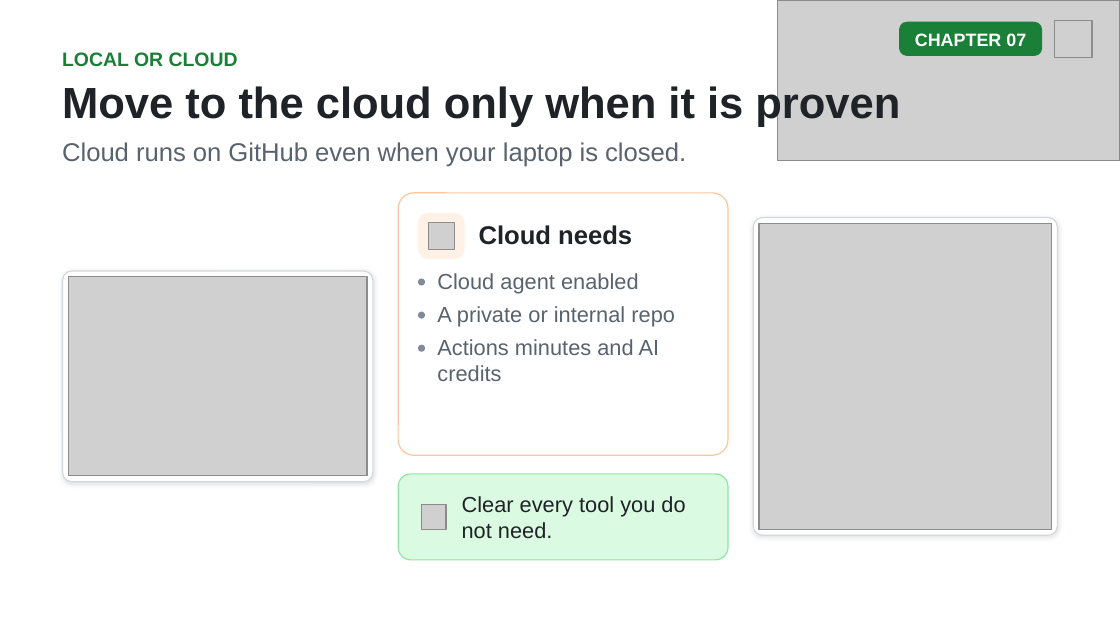
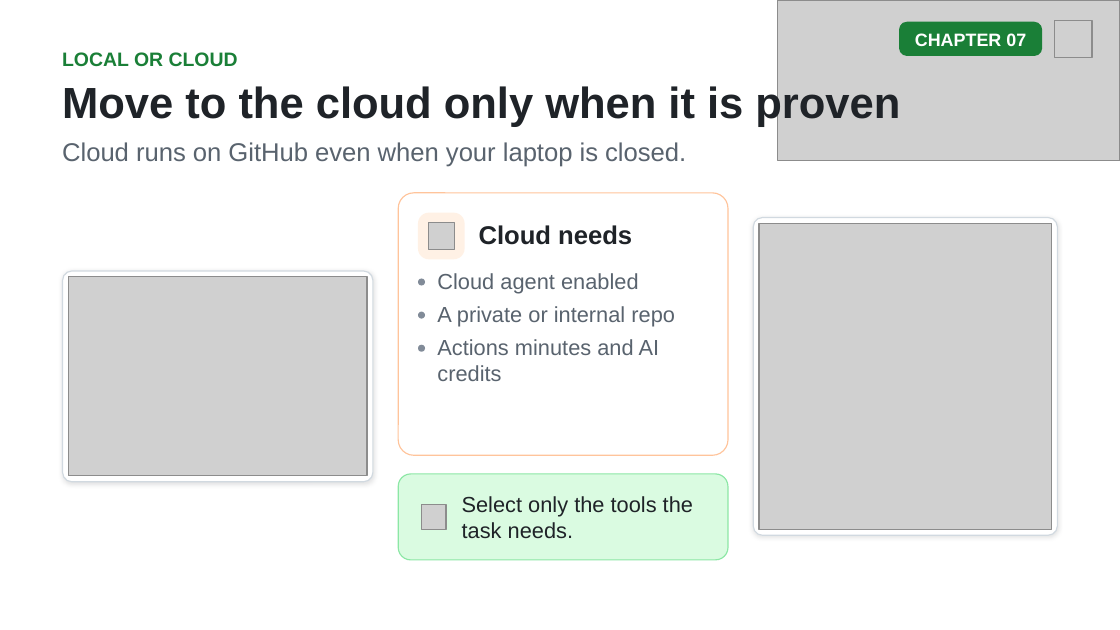
Before and after one commit to github/copilot-app-for-beginners, a slide deck: slide 13 of slides/07-automations.pptx. Drawn at 1120x630 pixels with LibreOffice and Linux fonts; fonts in the diff are those of the drawing; grey boxes stand for pictures. Boxes give left, top, right and bottom in pixels: in the first picture for what was removed or moved away, otherwise in the second. Text is boxed around its words. In the diff, an @@ line names an element or a change of style, - is before the commit and + after.

```diff
--- a/slides/07-automations.pptx
+++ b/slides/07-automations.pptx
@@ text at bbox=[462, 496, 693, 539]: text changed @@
-Clear every tool you do not need.
+Select only the tools the task needs.
```
Also in this commit, not shown: 1 other slide changed, 7 other files.
